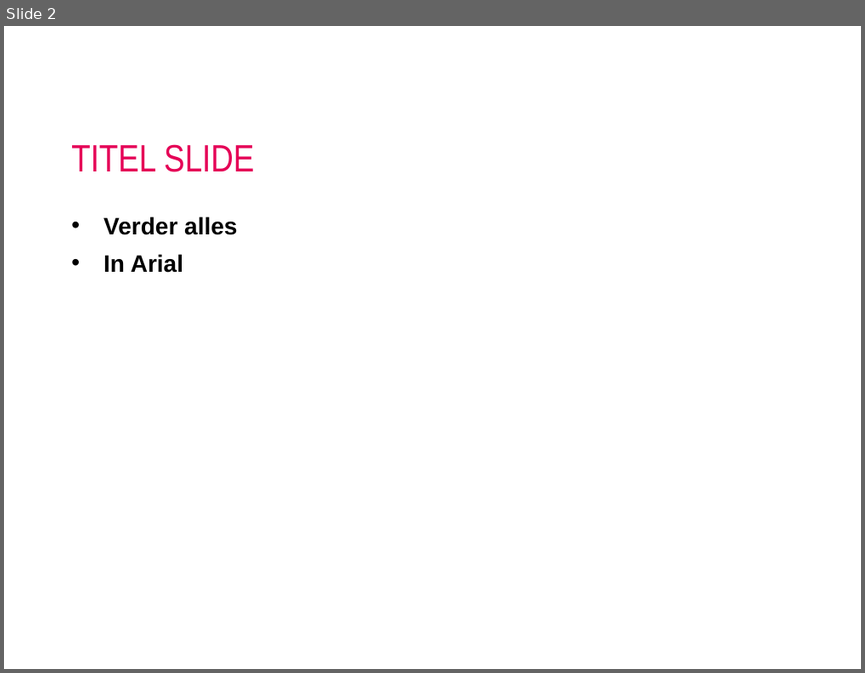
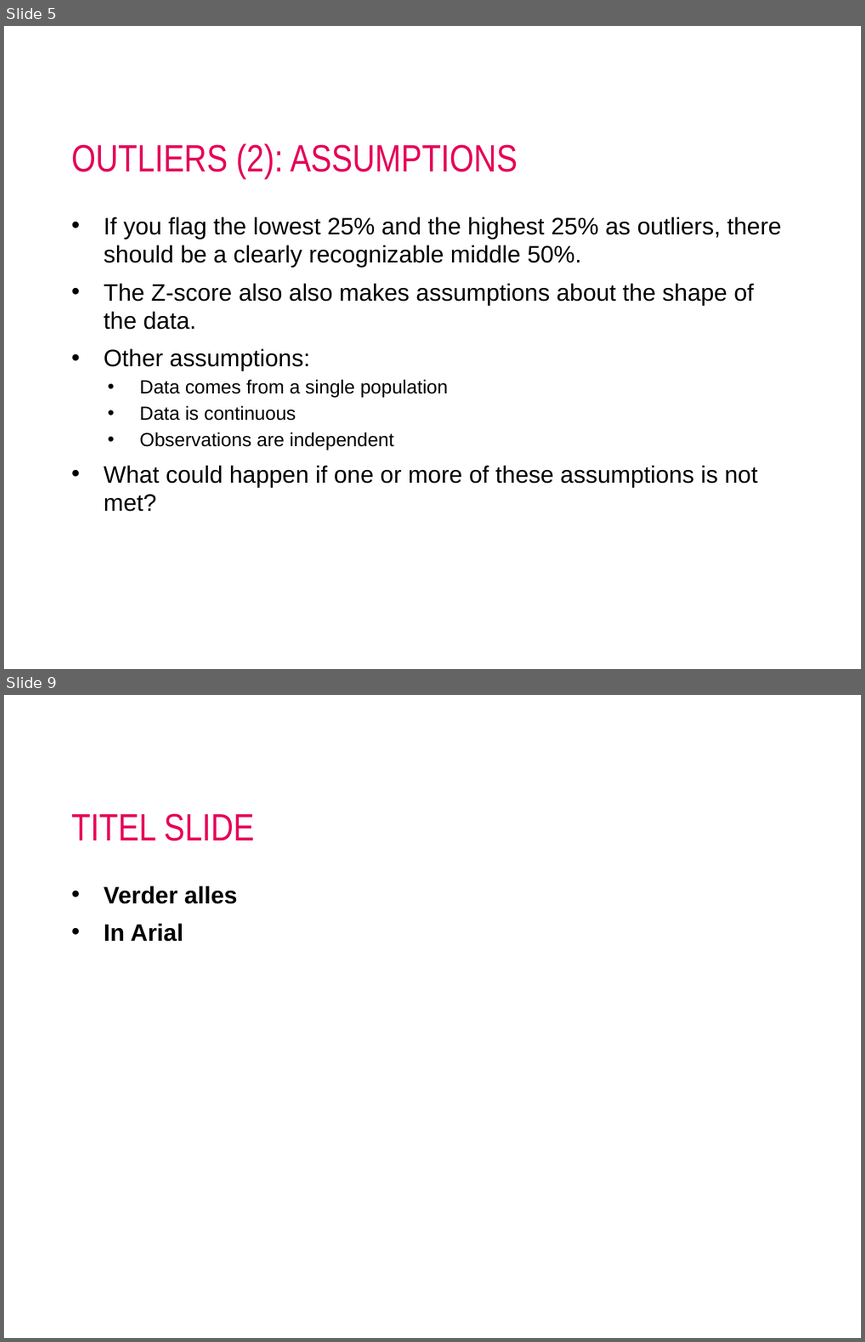
Before and after one commit to AIM-MADS-DATEXP/lesson-outliers-missing-data-erroneous-data, a slide deck: lesson-outliers.pptx. Shown one above the other, each under a label of ours: slide 2 before the commit, slides 5 and 9 after it; the slides between them are not shown. The pictures are 865x673 and 865x1342 pixels, drawn with LibreOffice and Linux fonts; fonts in the diff are those of the drawing; background and template pictures are left out. Boxes give left, top, right and bottom in pixels: in the first picture for what was removed or moved away, otherwise in the second. Text is boxed around its words. In the diff, an @@ line names an element or a change of style, - is before the commit and + after.

```diff
--- a/lesson-outliers.pptx
+++ b/lesson-outliers.pptx
@@ slide 5 added at [4,26,861,669], background #FFFFFF @@
@@ title added at [71,143,517,179], 32 pt, text #E50056 @@
+OUTLIERS (2): ASSUMPTIONS
@@ text added at [103,216,782,511], 20 pt, text #000000 @@
+• If you flag the lowest 25% and the highest 25% as outliers, there should be a clearly recognizable middle 50%.
+• The Z-score also also makes assumptions about the shape of the data.
+• Other assumptions:
+  • Data comes from a single population
+  • Data is continuous
+  • Observations are independent
+• What could happen if one or more of these assumptions is not met?
@@ what was slide 2 is now slide 9 @@
```
Also in this commit, not shown: 9 other slides added, 1 slide removed, 4 other files.
